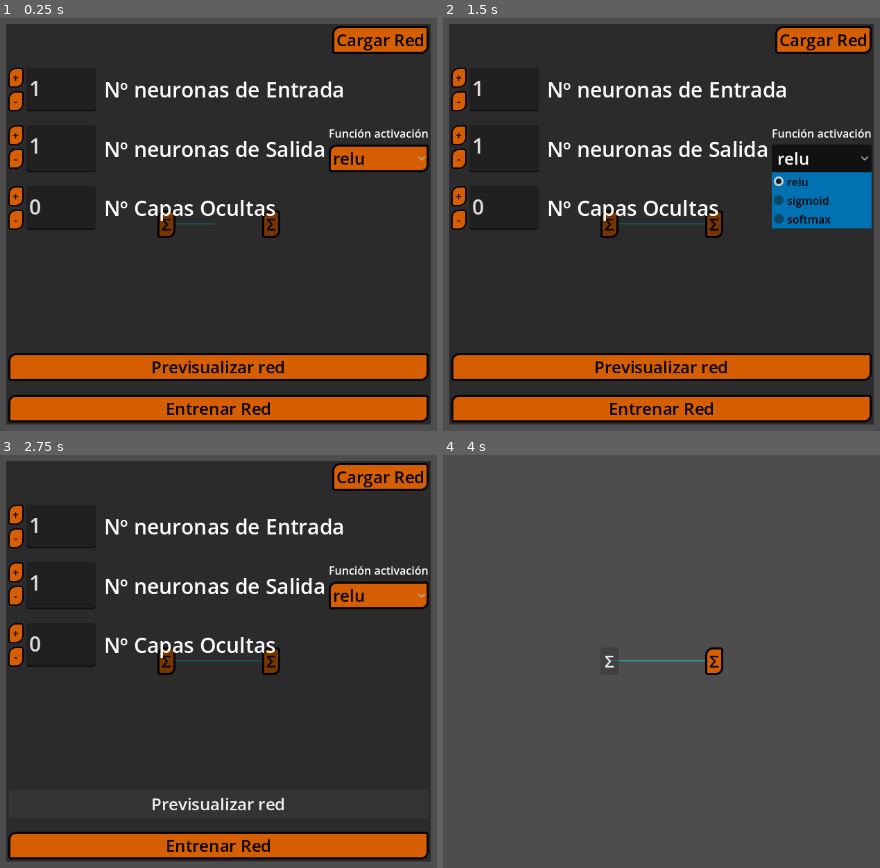
Above: before the commit, frames 1-4 (two rows, left to right).
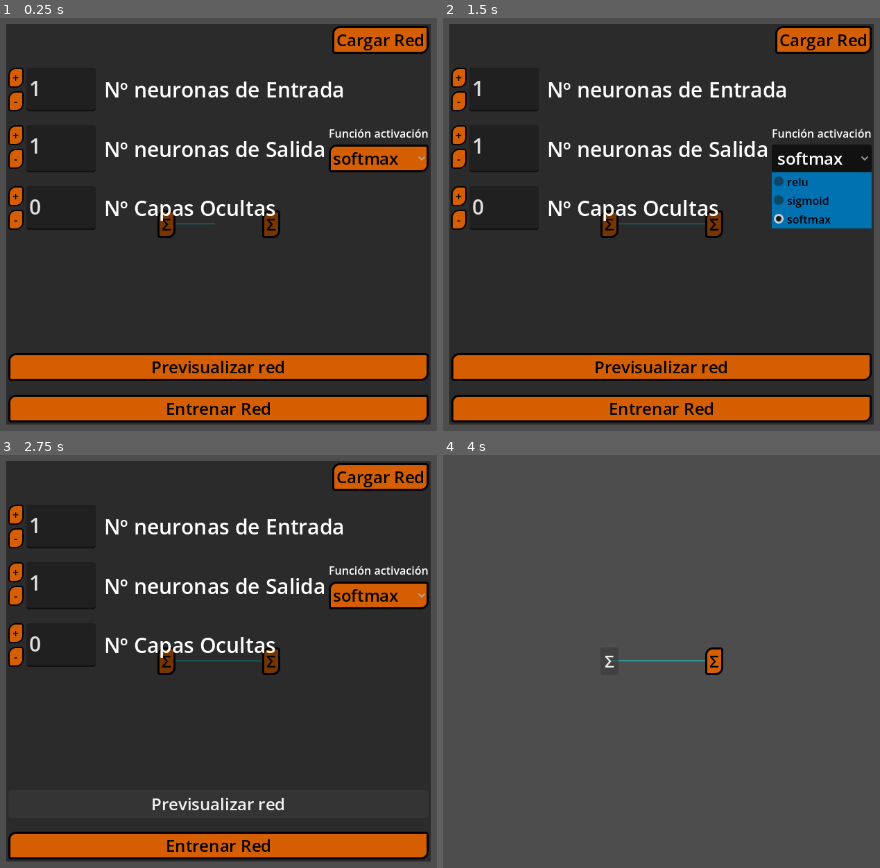
Above: after the commit, the same moments.

Repository: HectorAldao/visualizing_machine_learning
Game: Godot game, scene res://scenes/views/nn_view/nn_view.tscn
Same seed, same stepped clock (60 frames per second), same inputs: the game is played once before the commit and once after it. This scene is started directly instead of the project's main scene.
Inputs:
- Up to frame 1 (0.25 s): no input
- Up to frame 2 (1.5 s): click "Cargar Red" at 0.5 s; click "relu" (after the commit: "softmax") at 1.25 s
- Up to frame 3 (2.75 s): click "Previsualizar red" at 2 s
- Up to frame 4 (4 s): click "Entrenar Red" at 2.75 s; click "Σ" at 3.5 s

The runs differ from the first frame. In frame 1, 0.3% of the frame differs, in the area x 76-92%, y 32-36%; in frame 2, 0.3%, in the area x 75-92%, y 32-50%; in frame 3, 0.3%; in frame 4, nothing differs.

Commit message:
feat: get activation functions to be saved from the create_nn_menu

Diff:
--- a/godot_project/scenes/interface/nn/create_nn_menu/create_nn_menu.gd
+++ b/godot_project/scenes/interface/nn/create_nn_menu/create_nn_menu.gd
@@ -28,6 +28,12 @@
 				minus_button.pressed.connect(_on_minus_pressed.bind(c))
 				text_edit.text_changed.connect(_on_text_changed.bind(c))
 
+				if c.name == "NeuronsOut":
+					var activation_option_button: OptionButton = c.get_node("VBoxContainer2").get_node("OptionButton")
+					activation_option_button.item_selected.connect(_on_output_activation_selected)
+					if Variables.nn.nn_func_tmp_dict.has(-1):
+						activation_option_button.select(Variables.nn.nn_func_tmp_dict[-1])
+
 
 
 func _on_button_pressed(which: String) -> void:
@@ -37,6 +43,8 @@
 			SignalsObserver.load_nn.emit()
 		"ReloadButton":
 			SignalsObserver.reload_nn.emit()
+			print(Variables.nn.nn_tmp_dict)  #debug
+			print(Variables.nn.nn_func_tmp_dict)  #debug
 		"StartButton":
 			SignalsObserver.train_nn.emit()
 			visible = false
@@ -183,5 +191,9 @@
 				textedit.text_changed.emit()
 
 
+func _on_output_activation_selected(activation_func_id: int) -> void:
+	Variables.nn.set_layer_activation_tmp(-1, activation_func_id)
+
+
 func _update_nn() -> void:
 	pass
--- a/godot_project/scenes/interface/nn/layers_in_neuron_submenu/neurons_in_layer.gd
+++ b/godot_project/scenes/interface/nn/layers_in_neuron_submenu/neurons_in_layer.gd
@@ -6,6 +6,7 @@
 @onready var textedit: TextEdit = $TextEdit
 @onready var plusbutton: Button = $HBoxContainer/PlusButton
 @onready var minusbutton: Button = $HBoxContainer/MinusButton
+@onready var activation_option_button: OptionButton = $VBoxContainer2/OptionButton
 
 
 var neuron_id: int
@@ -13,11 +14,19 @@
 
 
 func _ready() -> void:
+	label.text = "Neuronas\nCapa %s" % neuron_id
 
 	# Connect all the signals
 	plusbutton.pressed.connect(_on_plus_pressed)
 	minusbutton.pressed.connect(_on_minus_pressed)
 	textedit.text_changed.connect(_on_text_changed)
+	activation_option_button.item_selected.connect(_on_activation_selected)
+
+	var nn_logic = Variables.get("nn")
+	if nn_logic.nn_func_tmp_dict.has(neuron_id):
+		activation_option_button.select(nn_logic.nn_func_tmp_dict[neuron_id])
+	else:
+		nn_logic.set_layer_activation_tmp(neuron_id, activation_option_button.get_selected_id())
 
 
 ## Constructor of the class
@@ -75,3 +84,7 @@
 		return Constants.NN_LIMITS.max_neurons
 
 	return wanted
+
+
+func _on_activation_selected(activation_func_id: int) -> void:
+	Variables.nn.set_layer_activation_tmp(neuron_id, activation_func_id)
--- a/godot_project/scenes/objects/nn/nn/neural_network_logical.gd
+++ b/godot_project/scenes/objects/nn/nn/neural_network_logical.gd
@@ -10,6 +10,18 @@
 
 static func newone() -> NeuralNetworkLogial:
 	return NeuralNetworkLogial.new()
+
+
+func set_layer_activation_tmp(layer_id: int, activation_func_id: int) -> void:
+	if layer_id == 0:
+		return
+
+	nn_func_tmp_dict[layer_id] = activation_func_id
+
+
+func apply_tmp_to_main() -> void:
+	nn_dict = nn_tmp_dict.duplicate(true)
+	nn_func_dict = nn_func_tmp_dict.duplicate(true)
 
 
 func set_layer_neuron_count_tmp(layer_id: int, target_neurons: int) -> void:
@@ -35,6 +47,7 @@
 		var previous_neurons: int = _get_layer_neuron_count(previous_layer_id)
 
 		nn_tmp_dict[new_hidden_layer_id] = _resize_layer_matrix([], 1, previous_neurons)
+		nn_func_tmp_dict[new_hidden_layer_id] = Constants.ACT_FUNCS.relu
 
 		if nn_tmp_dict.has(-1):
 			nn_tmp_dict[-1] = _resize_layer_matrix(nn_tmp_dict[-1], nn_tmp_dict[-1].size(), 1)
@@ -44,6 +57,7 @@
 	while current_hidden_layers > target_hidden_layers:
 		var layer_id_to_remove: int = current_hidden_layers
 		nn_tmp_dict.erase(layer_id_to_remove)
+		nn_func_tmp_dict.erase(layer_id_to_remove)
 		current_hidden_layers -= 1
 
 		var new_previous_layer_id: int = 0 if current_hidden_layers == 0 else current_hidden_layers
--- a/godot_project/scenes/views/nn_view/nn_view.gd
+++ b/godot_project/scenes/views/nn_view/nn_view.gd
@@ -96,7 +96,7 @@
 	SignalsObserver.update_all_conections.emit()
 
 	# and save the new nn
-	Variables.nn.nn_dict = nn_tmp_dict.duplicate()
+	Variables.nn.apply_tmp_to_main()
 
 	# Center the nn
 	_center_nn()
